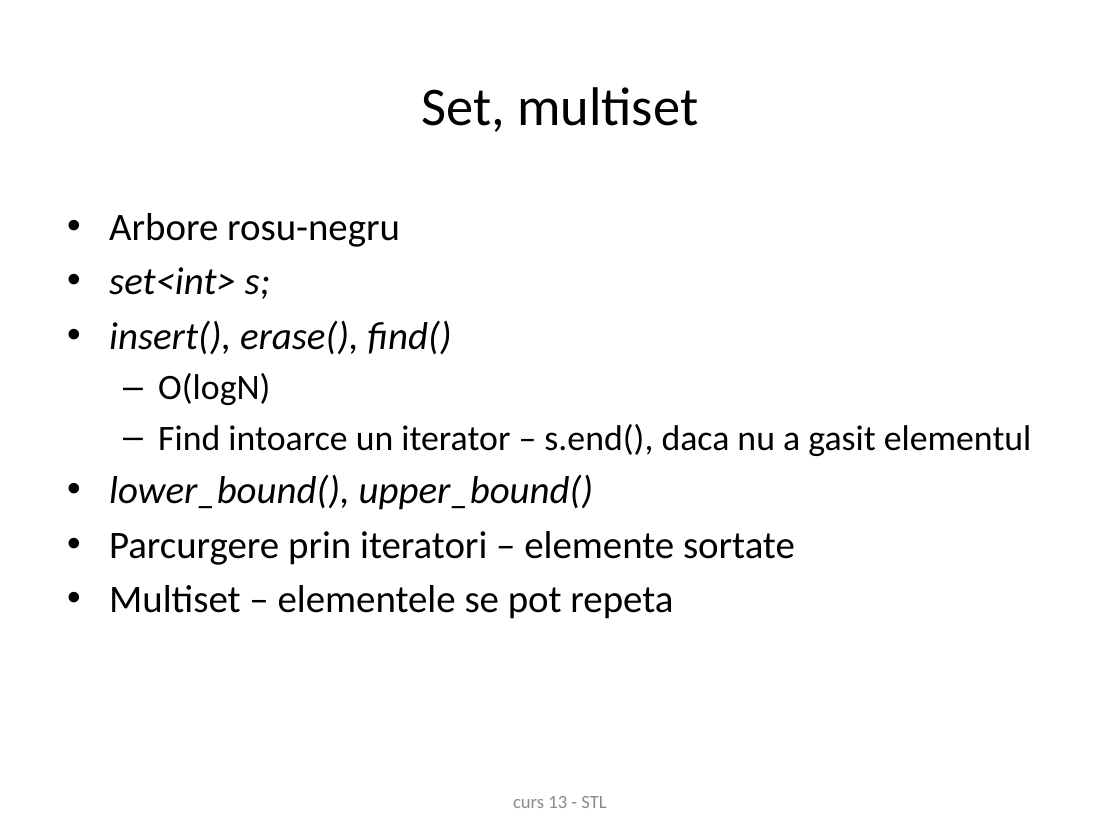
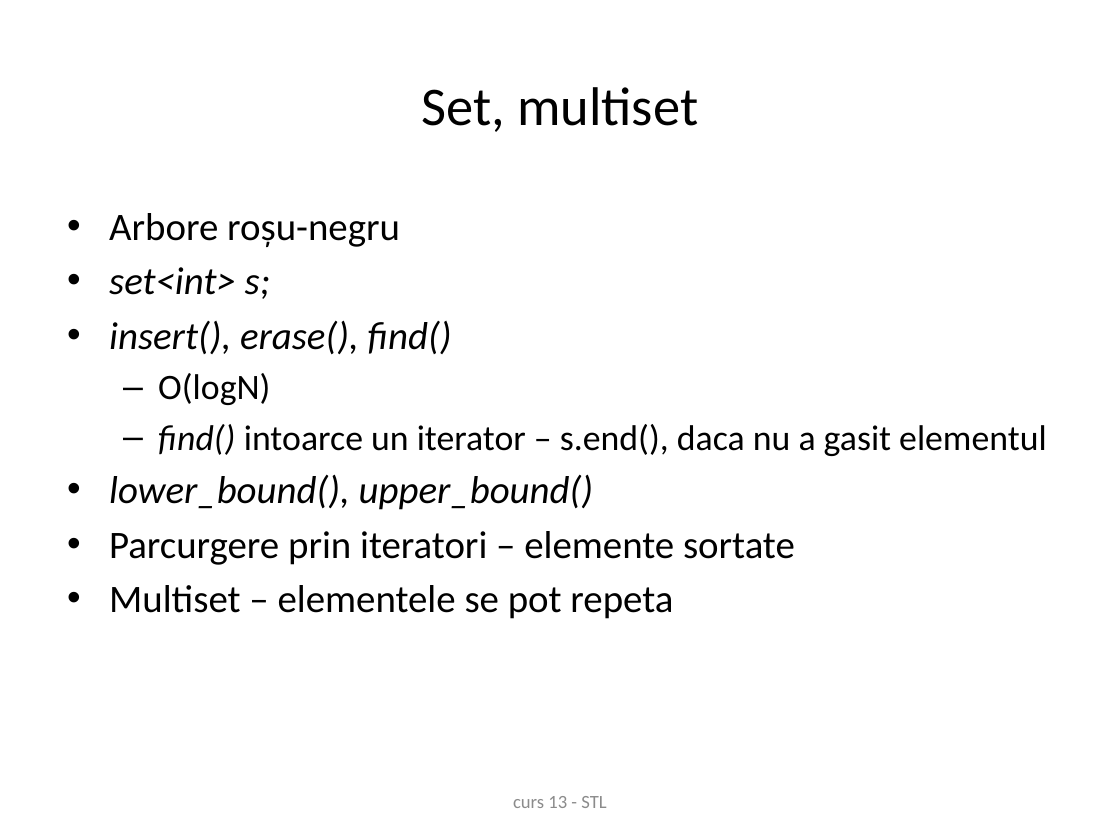
Before and after one commit to andreiparvu/stl, a slide deck: slide 11 of curs13.pptx. Drawn at 1120x840 pixels with LibreOffice and Linux fonts; fonts in the diff are those of the drawing; background and template pictures are left out. Boxes give left, top, right and bottom in pixels: in the first picture for what was removed or moved away, otherwise in the second. Text is boxed around its words. In the diff, an @@ line names an element or a change of style, - is before the commit and + after.

```diff
--- a/curs13.pptx
+++ b/curs13.pptx
@@ text at <box>109,213,400,247</box>: text changed @@
-• Arbore rosu-negru
+• Arbore roșu-negru
@@ text at <box>158,424,1047,456</box>: text changed @@
-  – Find intoarce un iterator – s.end(), daca nu a gasit elementul
+  – find() intoarce un iterator – s.end(), daca nu a gasit elementul
```
Also in this commit, not shown: 9 other slides changed, 1 slide added.
